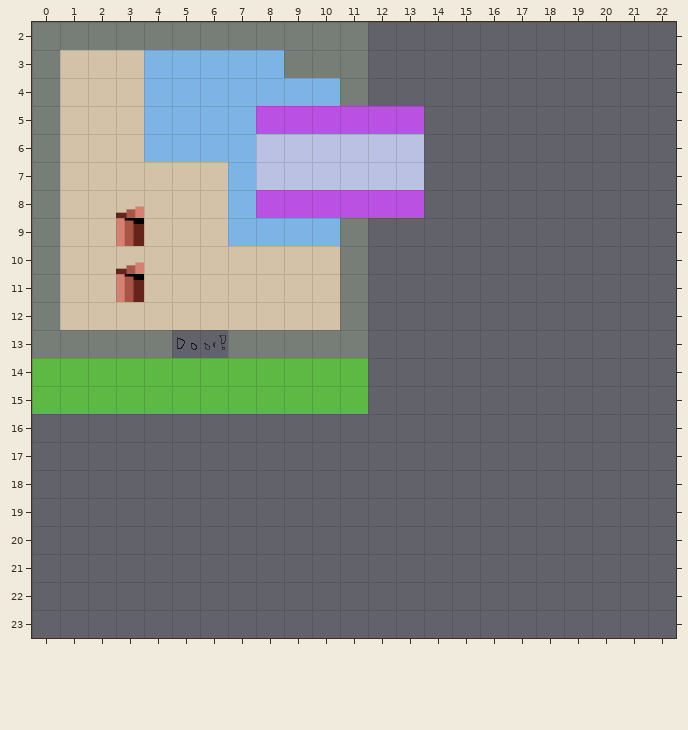
An edit to a level. Tiled map (JSON), public/maps/map.json. This is how it looked before the edit.
Cells are 64x64 px. Shown: x 0..22, y 2..23.
After the commit:
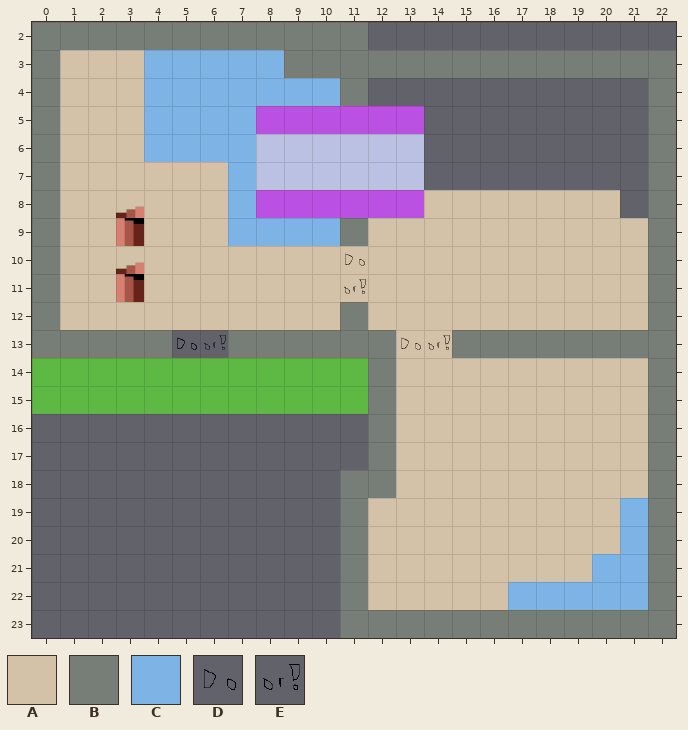
Key: from "tileset": A 18, B 19, C 27, D 35 "doorLeft", E 36 "doorRight".
_ is an empty cell.
Objects are placed by their top-left corner, in cells (3,4 is the top-left corner of cell 3,4); size is 1x1 cell unless given.
What changed:
Layer "Reality Ground Layer 1":
The author changed tile B to tile A in rows 10 to 11 at x 11.
Tile A now appears in row 8 at x 14 to 20; in rows 9 to 12 at x 12 to 21; in row 13 at x 13 to 14; in rows 14 to 18 at x 13 to 21; in rows 19 to 20 at x 12 to 20; in row 21 at x 12 to 19.
Tile A now appears in row 22 at x 12 to 16.
Tile B now appears in row 3 at x 12 to 22; in rows 4 to 12 at x 22; in row 13 at x 12 and 15 to 22; in rows 14 to 17 at x 12 and 22; in row 18 at x 11 to 12 and 22; in rows 19 to 22 at x 11 and 22.
Tile B now appears in row 23 at x 11 to 22.
Tile C now appears in rows 19 to 20 at x 21; in row 21 at x 20 to 21; in row 22 at x 17 to 21.
Layer "Reality Object Layer 1":
A new object: D "doorLeft" at 11,10.
A new object: E "doorRight" at 11,11.
A new object: D "doorLeft" at 13,13.
A new object: E "doorRight" at 14,13.
